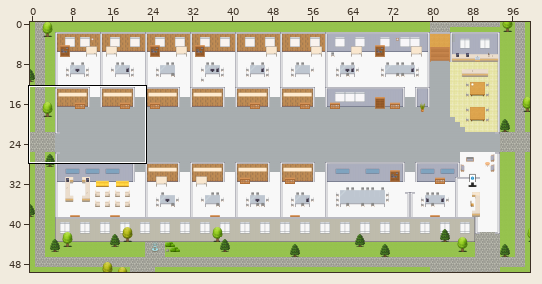
Tiled map (JSON) -- maps/PH-Customer-Engagement-Platform-Data-Foundation-Visualization.tmj. Above: a wide view before the commit, with the close-up outlined.
Close-up. Earlier state:
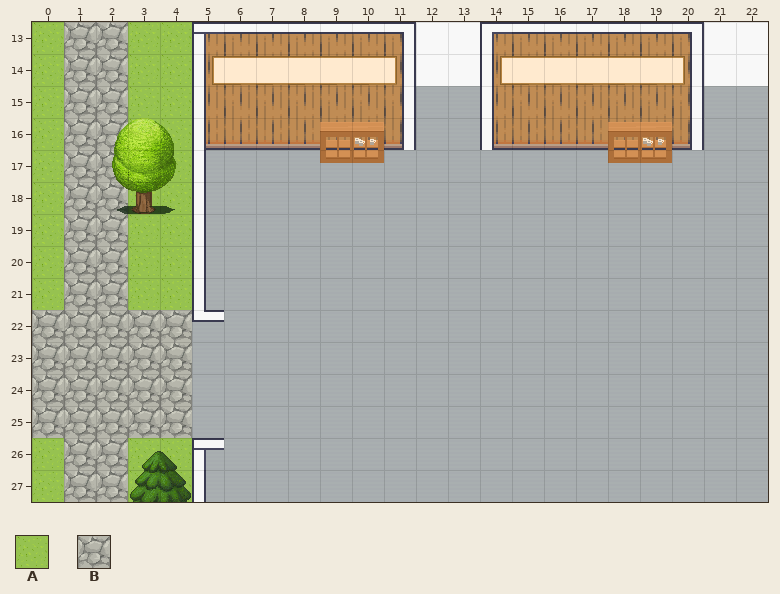
Cells are 32x32 px. Shown: x 0..22, y 13..27. The commit also changed other parts of the map, which this record leaves out.
Key: from "Exterior": A 629, B 638.
_ is an empty cell, # one hidden under a higher layer.
Layers that did not change in this view are not listed.
Layer "outside" before, first column x 0:
13 ABBAA##################
14 ABBAA##################
15 ABBAA##################
16 ABBAA##################
17 ABB#A##################
18 ABBAA##################
19 ABBAA##################
20 ABBAA##################
21 ABBAA##################
22 BBBBB##################
23 BBBBB##################
24 BBBBB##################
25 BBBBB##################
26 ABBAA##################
27 ABBAA##################
After the commit:
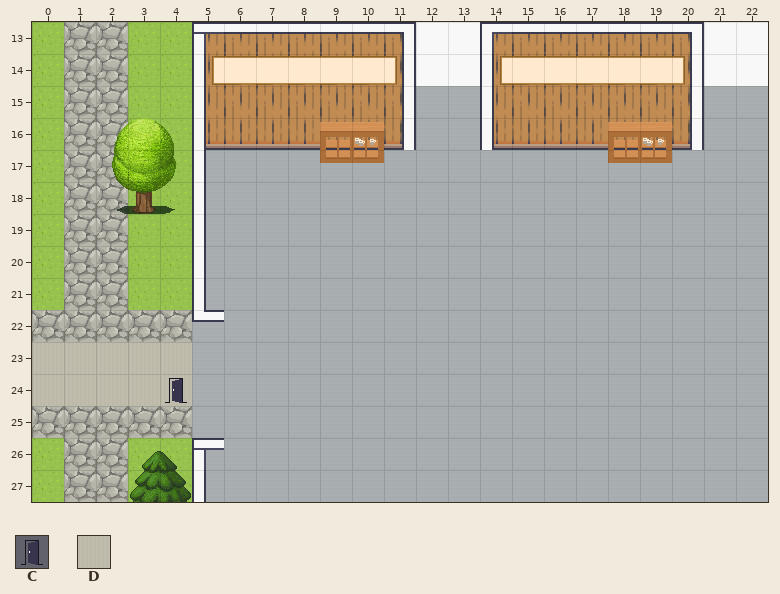
Further tiles: from "User_Zones": C 65; from "room2": D 328.
The exact change:
Layer "outside":
Tile D replaces tile B in rows 23 to 24 at x 0 to 4.
Layer "zones":
Tile C is added in row 24 at x 4.
Boxes around the changes in both close-ups, in picture pixels (x1, y1, x2, y2):
changed: (32, 342, 192, 406)
